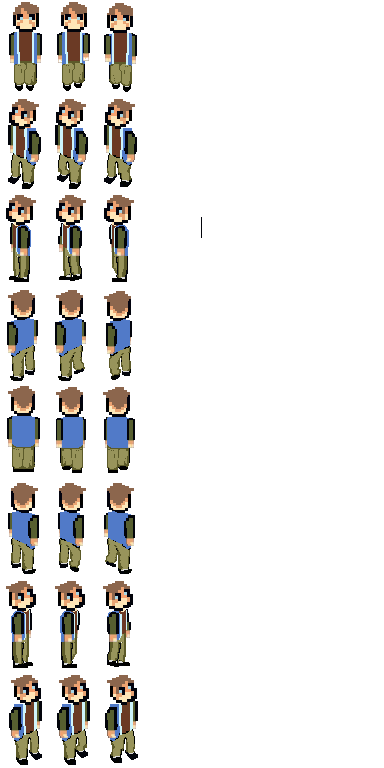
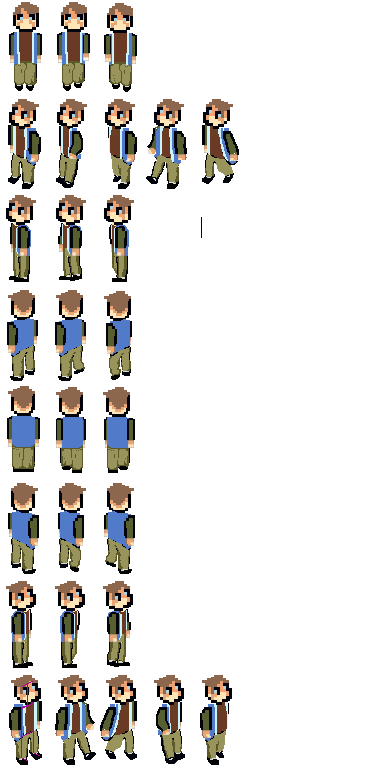
Layered file, before and after one edit (384×768). Changes by layer:
added layer "char" above "Layer" over [21, 681, 40, 761]
painted on "Layer" over [55, 99, 239, 765]
